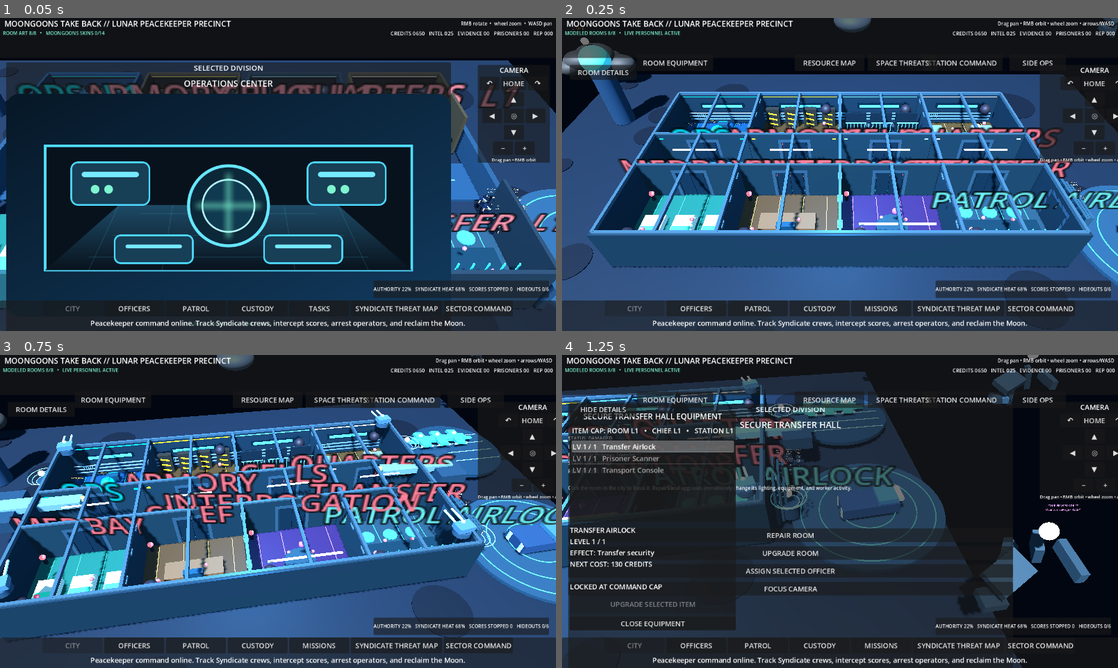
Above: before the commit, frames 1-4 (two rows, left to right).
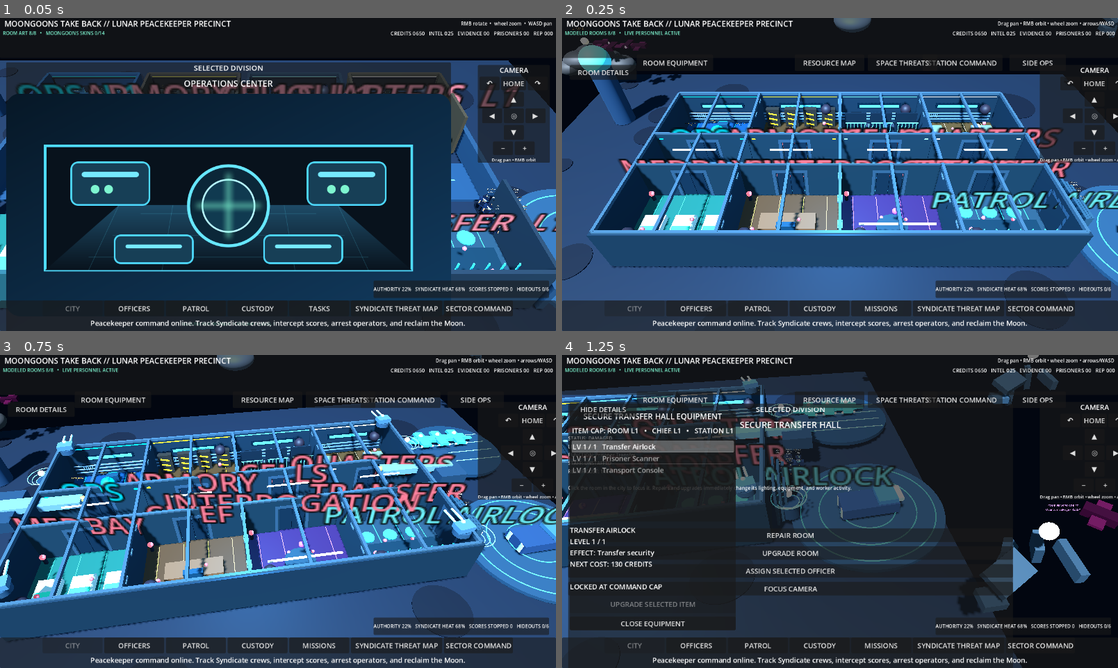
Above: after the commit, the same moments.

Repository: POTD725/MoonGoons-Take-Back
Game: Godot game, scene res://scenes/LivingPrecinct.tscn
Same seed, same stepped clock (60 frames per second), same inputs: the game is played once before the commit and once after it.
Inputs (mouse positions are in pixels of both pictures, inside the frame that each line leads up to):
- Up to frame 1 (0.05 s): no input
- Up to frame 2 (0.25 s): no input
- Up to frame 3 (0.75 s): tap Enter at 0.5 s; move the mouse to (400, 495) at 0.52 s; hold D from 0.53 s (still down); tap Q at 0.6 s; click (400, 495) at 0.67 s
- Up to frame 4 (1.25 s): keep holding D; tap Space at 0.77 s

Frame 1 is identical in both runs. In frame 2, 0.3% of the frame differs, in the area x 5-22%, y 6-22%; in frame 3, 0.2%; in frame 4, 0.4%, in the area x 93-100%, y 46-57%.
Error before the commit: Parse Error: Identifier "AllianceResearch" not declared in the current scope. (res://scripts/space_syndicate_threats_cinematic.gd:9)

Commit message:
Register alliance research systems

Diff:
--- a/project.godot
+++ b/project.godot
@@ -4,7 +4,7 @@
 
 [application]
 config/name="MoonGoons Take Back"
-config/version="1.1.0-shared-origin"
+config/version="1.2.0-alliance-research"
 run/main_scene="res://scenes/LivingPrecinct.tscn"
 config/features=PackedStringArray("4.3", "GL Compatibility")
 config/icon="res://assets/android/icon.svg"
@@ -13,8 +13,9 @@
 PrecinctState="*res://scripts/precinct_state.gd"
 PrecinctEquipment="*res://scripts/precinct_equipment_state.gd"
 SideOperations="*res://scripts/side_operations_state.gd"
-StationProgression="*res://scripts/station_progression_state.gd"
-ResourceHarvest="*res://scripts/resource_harvest_state.gd"
+ResourceHarvest="*res://scripts/resource_harvest_alliance.gd"
+AllianceResearch="*res://scripts/alliance_research_state.gd"
+StationProgression="*res://scripts/station_progression_alliance.gd"
 SpaceThreats="*res://scripts/space_syndicate_threats_cinematic.gd"
 PrecinctMeta="*res://scripts/precinct_meta_state.gd"
 CounterSyndicate="*res://scripts/counter_syndicate_state.gd"
@@ -23,6 +24,7 @@
 SyndicateState="*res://scripts/syndicate_state.gd"
 SyndicateAudio="*res://scripts/syndicate_audio.gd"
 TakeBackCampaign="*res://scripts/take_back_campaign_state.gd"
+AllianceResearchOverlay="*res://scripts/alliance_research_overlay.gd"
 
 [display/window]
 size/viewport_width=1280
